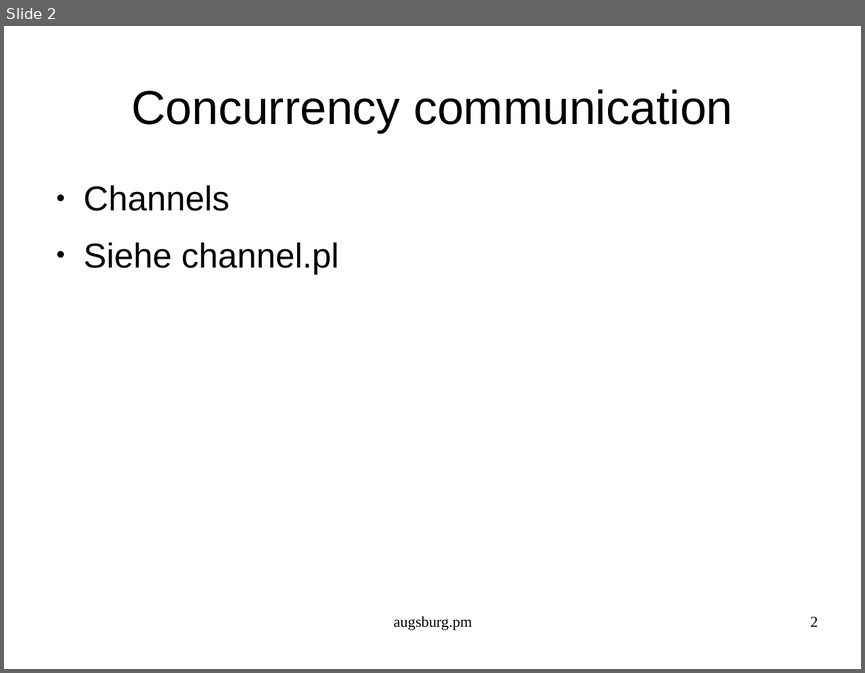
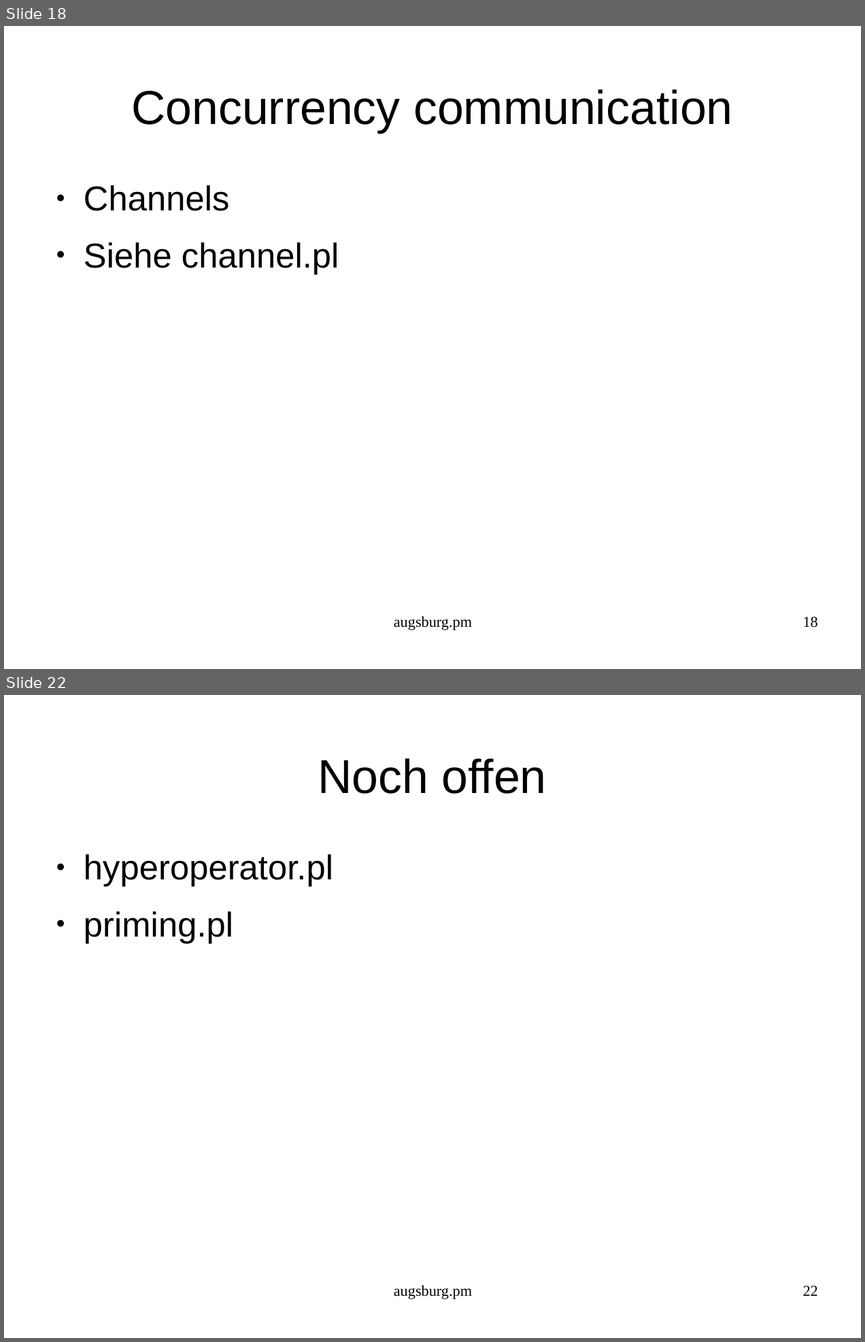
Before and after one commit to augsburgpm/augsburgpm.talk.2016.02, a slide deck: talk.odp. Shown one above the other, each under a label of ours: slide 2 before the commit, slides 18 and 22 after it; the slides between them are not shown. The pictures are 865x673 and 865x1342 pixels, drawn with LibreOffice and Linux fonts; fonts in the diff are those of the drawing. Boxes give left, top, right and bottom in pixels: in the first picture for what was removed or moved away, otherwise in the second. Text is boxed around its words. In the diff, an @@ line names an element or a change of style, - is before the commit and + after.

```diff
--- a/talk.odp
+++ b/talk.odp
@@ slide 22 added at (x1=4, y1=695, x2=861, y2=1338), background #FFFFFF @@
@@ title added at (x1=317, y1=758, x2=547, y2=794), 44 pt, text #000000 @@
+Noch offen
@@ text added at (x1=84, y1=854, x2=333, y2=943), 32 pt, text #000000 @@
+● hyperoperator.pl
+● priming.pl
@@ text added at (x1=394, y1=1285, x2=472, y2=1299), 14 pt, text #000000 @@
+augsburg.pm
@@ page number added at (x1=803, y1=1285, x2=818, y2=1295), 14 pt, text #000000 @@
+22
@@ what was slide 2 is now slide 18 @@
@@ page number at (x1=803, y1=616, x2=818, y2=627): text changed @@
-2
+18
```
Also in this commit, not shown: 1 slide changed, 11 other slides added, 1 slide removed, 4 other files.
